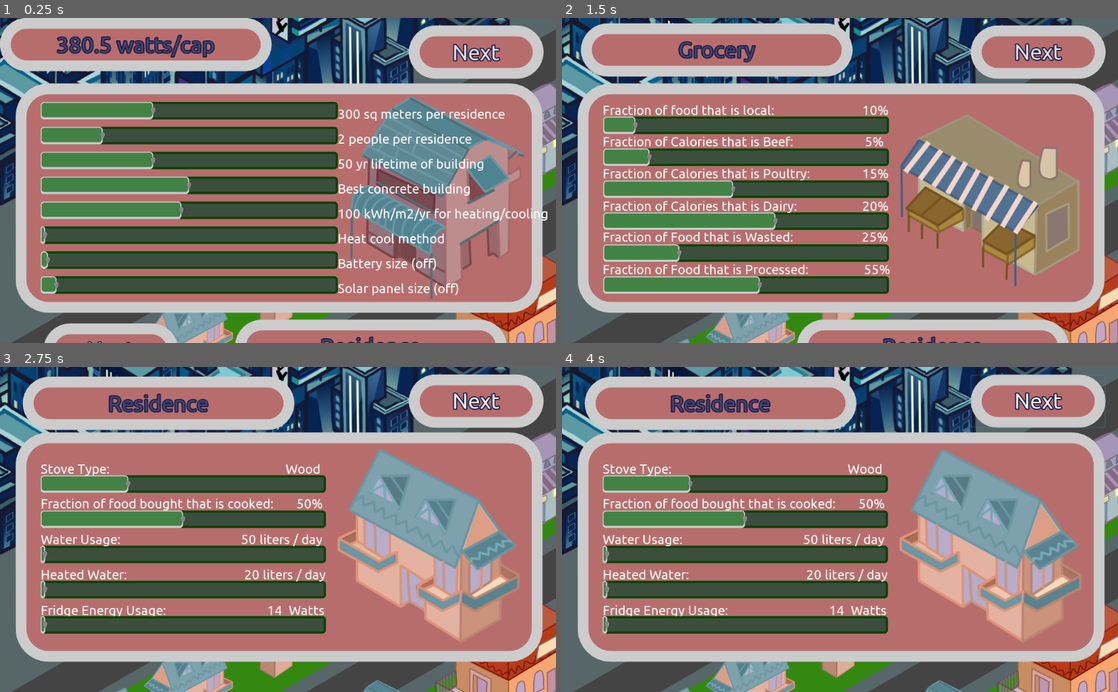
Above: before the commit, frames 1-4 (two rows, left to right).
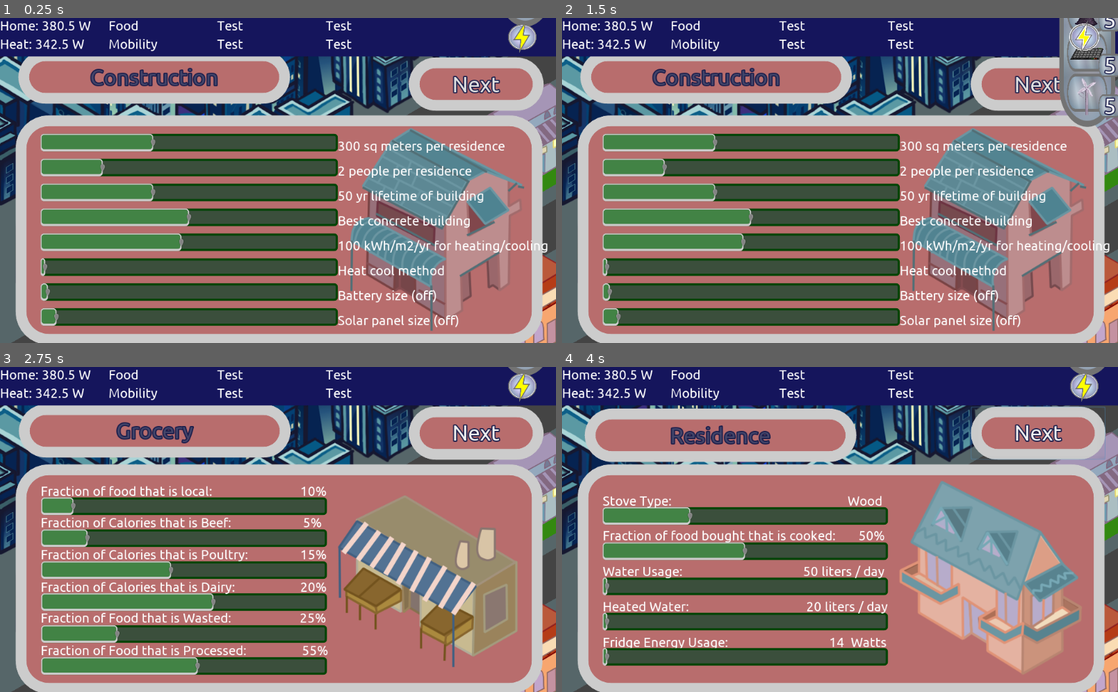
Above: after the commit, the same moments.

Repository: Hyperspace146/FutureClimate
Game: Godot game, scene res://scenes/EnergyDemandGame/OutdoorView.tscn
Same seed, same stepped clock (60 frames per second), same inputs: the game is played once before the commit and once after it. This scene is started directly instead of the project's main scene.
Inputs (mouse positions are in pixels of both pictures, inside the frame that each line leads up to):
- Up to frame 1 (0.25 s): no input
- Up to frame 2 (1.5 s): click (1084, 37) at 0.52 s; click (1084, 18) at 1.27 s
- Up to frame 3 (2.75 s): click "Next" at 2 s
- Up to frame 4 (4 s): click "Next" at 2.75 s; click "Next" at 3.5 s

The runs differ from the first frame. In frame 1, 73% of the frame differs, in the area x 0-100%, y 0-100%; in frame 2, 75%; in frame 3, 77%; in frame 4, 64%.

Commit message:
connected heating and top bar city UI

Diff:
--- a/scenes/EnergyDemandGame/OutdoorView.tscn
+++ b/scenes/EnergyDemandGame/OutdoorView.tscn
@@ -18,6 +18,7 @@
 [ext_resource path="res://fonts/Ubuntu40.tres" type="DynamicFont" id=16]
 [ext_resource path="res://fonts/Ubuntu24.tres" type="DynamicFont" id=17]
 [ext_resource path="res://scenes/EnergyDemandGame/ButtonStyle.tres" type="StyleBox" id=18]
+[ext_resource path="res://scenes/UICity.tscn" type="PackedScene" id=19]
 
 [sub_resource type="StyleBoxFlat" id=1]
 bg_color = Color( 0.258824, 0.513726, 0.270588, 1 )
@@ -269,9 +270,9 @@
 
 [node name="ConstructionPopUp" type="Button" parent="CanvasLayer"]
 margin_left = 29.0
-margin_top = 121.0
+margin_top = 180.0
 margin_right = 999.0
-margin_bottom = 544.0
+margin_bottom = 603.0
 theme = SubResource( 3 )
 custom_styles/disabled = ExtResource( 18 )
 disabled = true
@@ -390,6 +391,8 @@
 }
 
 [node name="HeatCoolMethod" type="HSlider" parent="CanvasLayer/ConstructionPopUp/ConstructionSliders"]
+anchor_left = 0.00182815
+anchor_right = 0.00182815
 margin_top = 230.0
 margin_right = 547.0
 margin_bottom = 246.0
@@ -507,10 +510,10 @@
 }
 
 [node name="Construction" type="Button" parent="CanvasLayer/ConstructionPopUp"]
-margin_left = -29.0
-margin_top = -121.0
-margin_right = 471.0
-margin_bottom = -23.0
+margin_left = 5.0
+margin_top = -120.0
+margin_right = 505.0
+margin_bottom = -22.0
 theme = SubResource( 3 )
 custom_styles/disabled = ExtResource( 18 )
 custom_fonts/font = ExtResource( 16 )
@@ -522,9 +525,9 @@
 
 [node name="GroceryPopUp" type="Button" parent="CanvasLayer"]
 margin_left = -644.208
-margin_top = 670.944
+margin_top = 700.0
 margin_right = 325.792
-margin_bottom = 1093.94
+margin_bottom = 1123.0
 theme = SubResource( 3 )
 custom_styles/disabled = ExtResource( 18 )
 disabled = true
@@ -736,9 +739,9 @@
 
 [node name="ResidencePopUp" type="Button" parent="CanvasLayer"]
 margin_left = 420.463
-margin_top = 660.108
+margin_top = 700.0
 margin_right = 1390.46
-margin_bottom = 1083.11
+margin_bottom = 1123.0
 theme = SubResource( 3 )
 custom_styles/disabled = ExtResource( 18 )
 disabled = true
@@ -908,6 +911,8 @@
 __meta__ = {
 "_edit_use_anchors_": false
 }
+
+[node name="UICity" parent="CanvasLayer" instance=ExtResource( 19 )]
 [connection signal="value_changed" from="CanvasLayer/ConstructionPopUp/ConstructionSliders/SquareFootage" to="." method="_on_SquareFootage_value_changed"]
 [connection signal="value_changed" from="CanvasLayer/ConstructionPopUp/ConstructionSliders/PeoplePerResidence" to="." method="_on_PeoplePerResidence_value_changed"]
 [connection signal="value_changed" from="CanvasLayer/ConstructionPopUp/ConstructionSliders/BuildingLifetime" to="." method="_on_BuildingLifetime_value_changed"]
--- /dev/null
+++ b/scenes/UICity.gd
@@ -0,0 +1,35 @@
+extends Control
+
+
+#onready var powerSources = get_node("../../PowerSources")
+var WIND = load("res://scenes/Windmill.tscn")
+var SOLAR = load("res://scenes/Solar.tscn")
+var NUCLEAR = load("res://scenes/Nuclear.tscn")
+
+
+var slidersarray
+#var totalVal = 100
+#var greenEnergy = 50
+
+var solarCount = 5
+var windCount = 5
+var nucCount = 5
+
+#var mouse_in = false
+
+
+# Called when the node enters the scene tree for the first time.
+
+# Called every frame. 'delta' is the elapsed time since the previous frame.
+#func _process(delta):
+	#$ColorRect/VBoxContainer/ProgressBar2.value = GlobalVariables.GlobalTemp
+
+
+
+func _on_ElectricityLabel2_toggled(button_pressed):
+	print("Green power button pressed")
+	if button_pressed == true:
+		$ColorRect/AnimationPlayer.play("GPower")
+	else:
+		$ColorRect/AnimationPlayer.play_backwards("GPower")
+	pass # Replace with function body.
--- /dev/null
+++ b/scenes/UICity.tscn
@@ -0,0 +1,342 @@
+[gd_scene load_steps=21 format=2]
+
+[ext_resource path="res://sprites/UI/electricity.png" type="Texture" id=1]
+[ext_resource path="res://sprites/UI/electricityWhite.png" type="Texture" id=5]
+[ext_resource path="res://sprites/Winmill/wind-3.png" type="Texture" id=6]
+[ext_resource path="res://scenes/UICity.gd" type="Script" id=8]
+[ext_resource path="res://UITheme.tres" type="Theme" id=9]
+[ext_resource path="res://fonts/Ubuntu-Regular.ttf" type="DynamicFontData" id=10]
+[ext_resource path="res://fonts/Ubuntu24.tres" type="DynamicFont" id=11]
+[ext_resource path="res://sprites/Animations/Solar.tres" type="SpriteFrames" id=13]
+[ext_resource path="res://fonts/Ubuntu40.tres" type="DynamicFont" id=14]
+[ext_resource path="res://sprites/Winmill/wind-1.png" type="Texture" id=15]
+[ext_resource path="res://sprites/Winmill/wind-4.png" type="Texture" id=23]
+[ext_resource path="res://sprites/Winmill/wind-2.png" type="Texture" id=24]
+[ext_resource path="res://sprites/Animations/Nuclear.tres" type="SpriteFrames" id=25]
+[ext_resource path="res://sprites/UI/blank.png" type="Texture" id=29]
+[ext_resource path="res://sprites/UI/blankHover.png" type="Texture" id=30]
+
+[sub_resource type="SpriteFrames" id=1]
+animations = [ {
+"frames": [ ExtResource( 15 ), ExtResource( 24 ), ExtResource( 6 ), ExtResource( 23 ) ],
+"loop": true,
+"name": "default",
+"speed": 5.0
+} ]
+
+[sub_resource type="Animation" id=2]
+resource_name = "GPower"
+tracks/0/type = "value"
+tracks/0/path = NodePath("VBoxContainer:rect_position")
+tracks/0/interp = 1
+tracks/0/loop_wrap = true
+tracks/0/imported = false
+tracks/0/enabled = true
+tracks/0/keys = {
+"times": PoolRealArray( 0, 1 ),
+"transitions": PoolRealArray( 1, 1 ),
+"update": 0,
+"values": [ Vector2( 930, -240 ), Vector2( 930, 69 ) ]
+}
+
+[sub_resource type="StyleBoxFlat" id=3]
+bg_color = Color( 0.929412, 0.2, 0.101961, 1 )
+border_width_left = 5
+border_width_top = 5
+border_width_right = 5
+border_width_bottom = 5
+border_color = Color( 0.898039, 0.662745, 0.25098, 1 )
+corner_radius_top_left = 22
+corner_radius_top_right = 22
+corner_radius_bottom_right = 22
+corner_radius_bottom_left = 22
+expand_margin_left = 12.0
+expand_margin_right = 12.0
+expand_margin_top = 8.0
+expand_margin_bottom = 8.0
+
+[sub_resource type="StyleBoxFlat" id=4]
+bg_color = Color( 0.87451, 0.890196, 0.552941, 1 )
+border_width_left = 5
+border_width_top = 5
+border_width_right = 5
+border_width_bottom = 5
+border_color = Color( 0.870588, 0.458824, 0.129412, 1 )
+corner_radius_top_left = 22
+corner_radius_top_right = 22
+corner_radius_bottom_right = 22
+corner_radius_bottom_left = 22
+expand_margin_left = 12.0
+expand_margin_right = 12.0
+expand_margin_top = 8.0
+expand_margin_bottom = 8.0
+
+[sub_resource type="DynamicFont" id=5]
+size = 30
+outline_size = 2
+outline_color = Color( 0.0980392, 0.109804, 0.290196, 1 )
+font_data = ExtResource( 10 )
+
+[node name="UICity" type="Control"]
+mouse_filter = 2
+theme = ExtResource( 9 )
+script = ExtResource( 8 )
+__meta__ = {
+"_edit_use_anchors_": false
+}
+
+[node name="ColorRect" type="ColorRect" parent="."]
+margin_right = 1024.0
+margin_bottom = 71.0
+mouse_filter = 1
+color = Color( 0.0823529, 0.0823529, 0.360784, 1 )
+__meta__ = {
+"_edit_use_anchors_": false
+}
+
+[node name="VBoxContainer" type="VBoxContainer" parent="ColorRect"]
+margin_left = 930.0
+margin_top = -240.0
+margin_right = 1004.0
+margin_bottom = 160.0
+__meta__ = {
+"_edit_use_anchors_": false
+}
+
+[node name="Nuclear" type="TextureButton" parent="ColorRect/VBoxContainer"]
+margin_right = 74.0
+margin_bottom = 80.0
+rect_min_size = Vector2( 60, 80 )
+texture_normal = ExtResource( 29 )
+texture_hover = ExtResource( 30 )
+expand = true
+__meta__ = {
+"_edit_use_anchors_": false
+}
+
+[node name="AnimatedSprite" type="AnimatedSprite" parent="ColorRect/VBoxContainer/Nuclear"]
+position = Vector2( 36, 38 )
+frames = ExtResource( 25 )
+animation = "on"
+playing = true
+
+[node name="TextureRect" type="TextureRect" parent="ColorRect/VBoxContainer/Nuclear"]
+margin_left = 58.0
+margin_top = 37.0
+margin_right = 100.0
+margin_bottom = 80.0
+texture = ExtResource( 29 )
+expand = true
+__meta__ = {
+"_edit_use_anchors_": false
+}
+
+[node name="Label" type="Label" parent="ColorRect/VBoxContainer/Nuclear/TextureRect"]
+margin_left = 10.0
+margin_top = -2.0
+margin_right = 50.0
+margin_bottom = 44.0
+custom_fonts/font = ExtResource( 14 )
+text = "5"
+
+[node name="Solar" type="TextureButton" parent="ColorRect/VBoxContainer"]
+margin_top = 84.0
+margin_right = 74.0
+margin_bottom = 154.0
+rect_min_size = Vector2( 60, 70 )
+texture_normal = ExtResource( 29 )
+texture_hover = ExtResource( 30 )
+expand = true
+__meta__ = {
+"_edit_use_anchors_": false
+}
+
+[node name="AnimatedSprite" type="AnimatedSprite" parent="ColorRect/VBoxContainer/Solar"]
+position = Vector2( 37, 13 )
+frames = ExtResource( 13 )
+animation = "on"
+frame = 5
+playing = true
+offset = Vector2( 0, 24 )
+
+[node name="TextureRect" type="TextureRect" parent="ColorRect/VBoxContainer/Solar"]
+margin_left = 58.0
+margin_top = 37.0
+margin_right = 100.0
+margin_bottom = 80.0
+texture = ExtResource( 29 )
+expand = true
+__meta__ = {
+"_edit_use_anchors_": false
+}
+
+[node name="Label" type="Label" parent="ColorRect/VBoxContainer/Solar/TextureRect"]
+margin_left = 10.0
+margin_top = -2.0
+margin_right = 50.0
+margin_bottom = 44.0
+custom_fonts/font = ExtResource( 14 )
+text = "5"
+
+[node name="Wind" type="TextureButton" parent="ColorRect/VBoxContainer"]
+margin_top = 158.0
+margin_right = 74.0
+margin_bottom = 228.0
+rect_min_size = Vector2( 40, 70 )
+texture_normal = ExtResource( 29 )
+texture_hover = ExtResource( 30 )
+expand = true
+__meta__ = {
+"_edit_use_anchors_": false
+}
+
+[node name="AnimatedSprite" type="AnimatedSprite" parent="ColorRect/VBoxContainer/Wind"]
+position = Vector2( 15, 8 )
+frames = SubResource( 1 )
+playing = true
+centered = false
+
+[node name="TextureRect2" type="TextureRect" parent="ColorRect/VBoxContainer/Wind"]
+margin_left = 58.0
+margin_top = 38.0
+margin_right = 100.0
+margin_bottom = 81.0
+texture = ExtResource( 29 )
+expand = true
+__meta__ = {
+"_edit_use_anchors_": false
+}
+
+[node name="Label" type="Label" parent="ColorRect/VBoxContainer/Wind/TextureRect2"]
+margin_left = 10.0
+margin_top = -2.0
+margin_right = 50.0
+margin_bottom = 44.0
+custom_fonts/font = ExtResource( 14 )
+text = "5"
+__meta__ = {
+"_edit_use_anchors_": false
+}
+
+[node name="blank" type="Sprite" parent="ColorRect/VBoxContainer"]
+show_behind_parent = true
+position = Vector2( 37.5205, 73.3313 )
+rotation = 1.5708
+scale = Vector2( 0.548568, 0.380706 )
+texture = ExtResource( 29 )
+
+[node name="ElectricityLabel2" type="TextureButton" parent="ColorRect"]
+margin_left = 930.0
+margin_right = 995.0
+margin_bottom = 71.0
+rect_min_size = Vector2( 65, 0 )
+hint_tooltip = "Resources in alternative power sources"
+mouse_filter = 1
+toggle_mode = true
+texture_normal = ExtResource( 1 )
+texture_hover = ExtResource( 5 )
+expand = true
+__meta__ = {
+"_edit_use_anchors_": false
+}
+
+[node name="AnimationPlayer" type="AnimationPlayer" parent="ColorRect"]
+anims/GPower = SubResource( 2 )
+
+[node name="ProgressBar2" type="ProgressBar" parent="."]
+visible = false
+margin_left = 15.0
+margin_top = 14.0
+margin_right = 88.0
+margin_bottom = 58.0
+hint_tooltip = "Percentage of Energy produced that is green."
+custom_styles/fg = SubResource( 3 )
+custom_styles/bg = SubResource( 4 )
+custom_fonts/font = SubResource( 5 )
+max_value = 2.0
+__meta__ = {
+"_edit_use_anchors_": false
+}
+
+[node name="Label" type="Label" parent="ProgressBar2"]
+margin_left = 413.0
+margin_top = -10.0
+margin_right = 653.0
+margin_bottom = 58.0
+custom_fonts/font = ExtResource( 11 )
+text = "Keep below 2 degrees warming"
+autowrap = true
+__meta__ = {
+"_edit_use_anchors_": false
+}
+
+[node name="Label1" type="Label" parent="."]
+margin_right = 100.0
+margin_bottom = 34.0
+custom_fonts/font = ExtResource( 11 )
+text = "Test"
+__meta__ = {
+"_edit_use_anchors_": false
+}
+
+[node name="Label2" type="Label" parent="."]
+margin_top = 34.0
+margin_right = 100.0
+margin_bottom = 68.0
+custom_fonts/font = ExtResource( 11 )
+text = "Test"
+
+[node name="Label3" type="Label" parent="."]
+margin_left = 200.0
+margin_right = 319.0
+margin_bottom = 34.0
+custom_fonts/font = ExtResource( 11 )
+text = "Food"
+
+[node name="Label4" type="Label" parent="."]
+margin_left = 200.0
+margin_top = 34.0
+margin_right = 300.0
+margin_bottom = 68.0
+custom_fonts/font = ExtResource( 11 )
+text = "Mobility"
+__meta__ = {
+"_edit_use_anchors_": false
+}
+
+[node name="Label5" type="Label" parent="."]
+margin_left = 400.0
+margin_right = 500.0
+margin_bottom = 34.0
+custom_fonts/font = ExtResource( 11 )
+text = "Test"
+__meta__ = {
+"_edit_use_anchors_": false
+}
+
+[node name="Label6" type="Label" parent="."]
+margin_left = 400.0
+margin_top = 34.0
+margin_right = 500.0
+margin_bottom = 68.0
+custom_fonts/font = ExtResource( 11 )
+text = "Test"
+
+[node name="Label7" type="Label" parent="."]
+margin_left = 600.0
+margin_right = 719.0
+margin_bottom = 34.0
+custom_fonts/font = ExtResource( 11 )
+text = "Test"
+
+[node name="Label8" type="Label" parent="."]
+margin_left = 600.0
+margin_top = 34.0
+margin_right = 700.0
+margin_bottom = 68.0
+custom_fonts/font = ExtResource( 11 )
+text = "Test"
+__meta__ = {
+"_edit_use_anchors_": false
+}
+[connection signal="toggled" from="ColorRect/ElectricityLabel2" to="." method="_on_ElectricityLabel2_toggled"]
--- a/scenes/UIglobal.tscn
+++ b/scenes/UIglobal.tscn
@@ -440,7 +440,6 @@
 __meta__ = {
 "_edit_use_anchors_": false
 }
-
 [connection signal="pressed" from="blank/Play" to="." method="_on_Play_pressed"]
 [connection signal="pressed" from="blank/Pause" to="." method="_on_Pause_pressed"]
 [connection signal="pressed" from="blank/ResetButton" to="blank/ResetButton" method="_on_Button_pressed"]
--- a/scripts/EnergyDemandGame/OutdoorView.gd
+++ b/scripts/EnergyDemandGame/OutdoorView.gd
@@ -99,7 +99,9 @@
 
 func set_heating():
 	heating = sqrFt.value * insulation.value/pplpRes.value/8.76 #kilo-hours per year
-
+	if (htClMethod.value == 1):
+		heating = heating/5.0
+	get_node("CanvasLayer/UICity/Label2").text = "Heat: " + str("%3.1f" % heating) + " W"
 
 func set_homeEmbodied():
 	if (bldngMaterial.value == 1): #timber
@@ -108,7 +110,7 @@
 		homeEmbodied = sqrFt.value * 50.0*80.0/bldngLifetime.value/pplpRes.value/31.536
 	if (bldngMaterial.value == 3): #steel
 		homeEmbodied = sqrFt.value * 100.0*80.0/bldngLifetime.value/pplpRes.value/31.536
-	get_node("CanvasLayer/ConstructionPopUp/Construction").text = str("%3.1f" % homeEmbodied) + " watts/cap"
+	get_node("CanvasLayer/UICity/Label1").text = "Home: " + str("%3.1f" % homeEmbodied) + " W"
 
 
 func set_illumination():
@@ -158,6 +160,18 @@
 
 
 func _on_HeatCoolMethod_value_changed(value):
+	if (htClMethod.value == 1):
+		set_heating()
+		get_node("CanvasLayer/ConstructionPopUp/ConstructionSliders/HeatCoolMethod/Label").text = "Heat pump"
+	if (htClMethod.value == 2):
+		set_heating()
+		get_node("CanvasLayer/ConstructionPopUp/ConstructionSliders/HeatCoolMethod/Label").text = "Electrical resistance"
+	if (htClMethod.value == 3):
+		set_heating()
+		get_node("CanvasLayer/ConstructionPopUp/ConstructionSliders/HeatCoolMethod/Label").text = "Gas heat"
+	if (htClMethod.value == 4):
+		set_heating()
+		get_node("CanvasLayer/ConstructionPopUp/ConstructionSliders/HeatCoolMethod/Label").text = "Wood heat"
 	#affects climate
 	pass # Replace with function body.
 
@@ -169,12 +183,12 @@
 func _on_ToGrocery_pressed():
 	get_node("CanvasLayer/ConstructionPopUp").visible = false
 	get_node("CanvasLayer/GroceryPopUp").visible = true
-	get_node("CanvasLayer/GroceryPopUp").rect_position = Vector2(29,121)
+	get_node("CanvasLayer/GroceryPopUp").rect_position = Vector2(29,180)
 
 
 
 func _on_ToResidence_pressed():
 	get_node("CanvasLayer/GroceryPopUp").visible = false
 	get_node("CanvasLayer/ResidencePopUp").visible = true
-	get_node("CanvasLayer/ResidencePopUp").rect_position = Vector2(29,121)
+	get_node("CanvasLayer/ResidencePopUp").rect_position = Vector2(29,180)
 	pass # Replace with function body.
Not shown: 1 places in scenes/EnergyDemandGame/OutdoorView.tscn that only renumber resources
Not shown: 7 places in scenes/UIglobal.tscn that only renumber resources
Not shown, changed: sprites/.DS_Store
